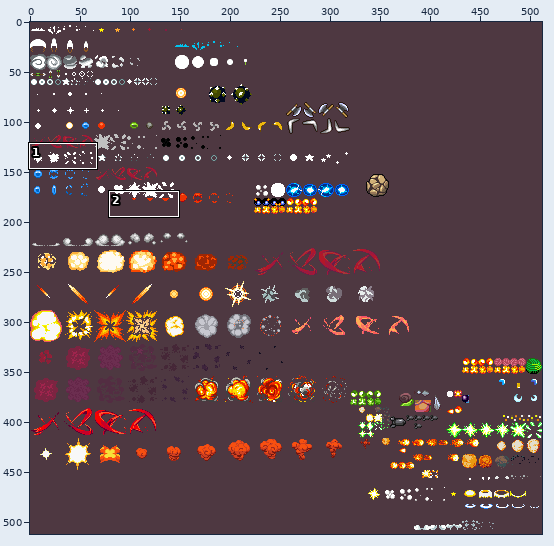
A sprite sheet gets an edit: bengt/gfx/sprEffects.png. Above, an overview of the earlier version with the close-up marked.
Close-up. First the earlier version:
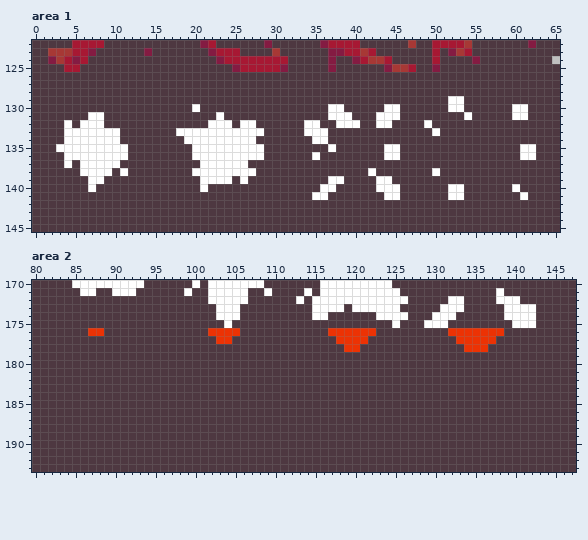
The file is 512x512 pixels. Colours within 5 levels of each other are drawn and written as one. Shown: area 1: x 0..65, y 122..145; area 2: x 80..147, y 170..193.
After:
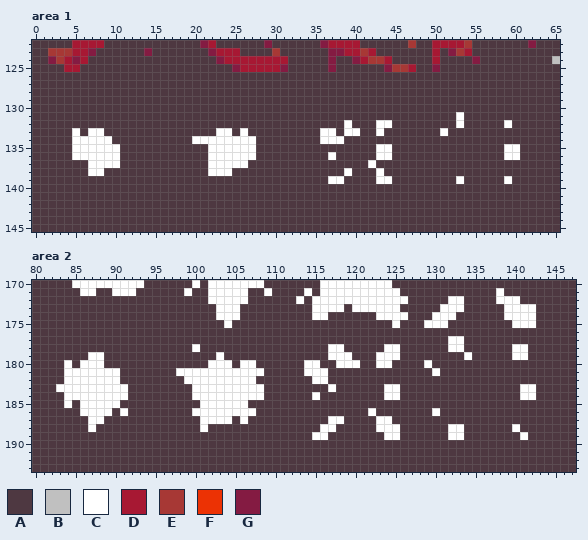
Palette (. is transparent): A #4e3841  B #c0c0c0  C #ffffff  D #a71833  E #a73835  F #ec3204  G #841b42
Difference:
Area 1:
Colour A replaces colour C in row 129 at x 52 to 53; in row 130 at x 20, 37 to 38, 44 to 45, 52 to 53 and 60 to 61; in row 131 at x 7 to 8, 23, 37 to 39, 43 to 45, 54 and 60 to 61; in row 132 at x 4, 6 to 8, 22 to 24, 26 to 27, 34 to 35, 38, 40 and 49; in row 133 at x 4, 6, 9 to 10, 18 to 22, 25, 27 to 28, 34 to 35 and 50; in row 134 at x 4, 10, 19 and 35.
Colour A replaces colour C in row 135 at x 3 to 4, 11, 20 to 21, 28, 37, 45 and 61 to 62; in row 136 at x 4, 11, 20 to 21, 28, 35, 45 and 61 to 62; in row 137 at x 4, 6 and 21; in row 138 at x 6, 9, 11, 20 to 21, 25 to 27, 42 and 50; in row 139 at x 7 to 8, 21 to 24 and 26; in row 140 at x 7, 21, 36 to 37, 43 to 45, 52 to 53 and 60.
Colour A replaces colour C in row 141 at x 35 to 36, 44 to 45, 52 to 53 and 61.
Colour C replaces colour A in row 131 at x 53; in row 132 at x 53 and 59; in row 133 at x 37, 39 to 40, 43 and 51; in row 134 at x 37 to 38; in row 135 at x 43 and 59 to 60; in row 136 at x 37, 43 and 59 to 60.
Colour C replaces colour A in row 137 at x 42; in row 138 at x 39 and 43; in row 139 at x 53 and 59.
Area 2:
Colour A replaces colour F in row 176 at x 87 to 88, 102 to 105, 117 to 122 and 132 to 138; in row 177 at x 103 to 104, 118 to 121 and 134 to 137; in row 178 at x 119 to 120 and 134 to 136.
Colour C replaces colour A in row 177 at x 132; in row 178 at x 100, 117 to 118, 124 to 125, 132 to 133 and 140 to 141; in row 179 at x 87 to 88, 103, 117 to 119, 123 to 125, 134 and 140 to 141; in row 180 at x 84, 86 to 88, 102 to 104, 106 to 107, 114 to 115, 118 to 120, 123 to 124 and 129; in row 181 at x 84 to 90, 98 to 108, 114 to 116 and 130; in row 182 at x 84 to 90, 99 to 107 and 115 to 116.
Colour C replaces colour A in row 183 at x 83 to 91, 100 to 108, 117, 124 to 125 and 141 to 142; in row 184 at x 84 to 91, 100 to 108, 115, 124 to 125 and 141 to 142; in row 185 at x 84, 86 to 90 and 101 to 106; in row 186 at x 86 to 89, 91, 100 to 107, 122 and 130; in row 187 at x 87 to 88, 101 to 104, 106, 117 to 118 and 123 to 124; in row 188 at x 87, 101, 116 to 117, 123 to 125, 132 to 133 and 140.
Colour C replaces colour A in row 189 at x 115 to 116, 124 to 125, 132 to 133 and 141.
Colour C replaces colour F in row 177 at x 133.
Where, in picture pixels (left, top, right, bottom), the same in both close-ups:
changed: (304, 96, 536, 200)
changed: (176, 104, 264, 192)
changed: (56, 112, 128, 192)
changed: (56, 328, 128, 432)
changed: (176, 328, 264, 432)
changed: (304, 328, 536, 440)
